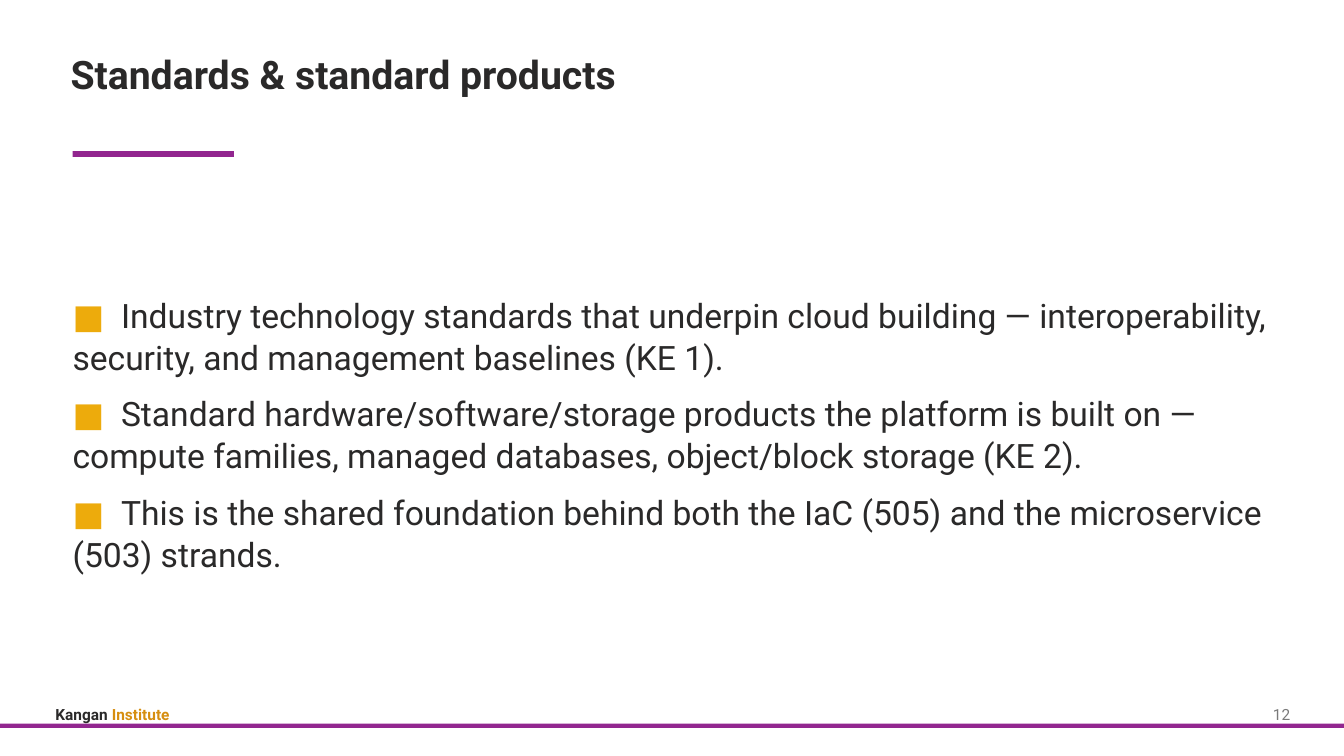
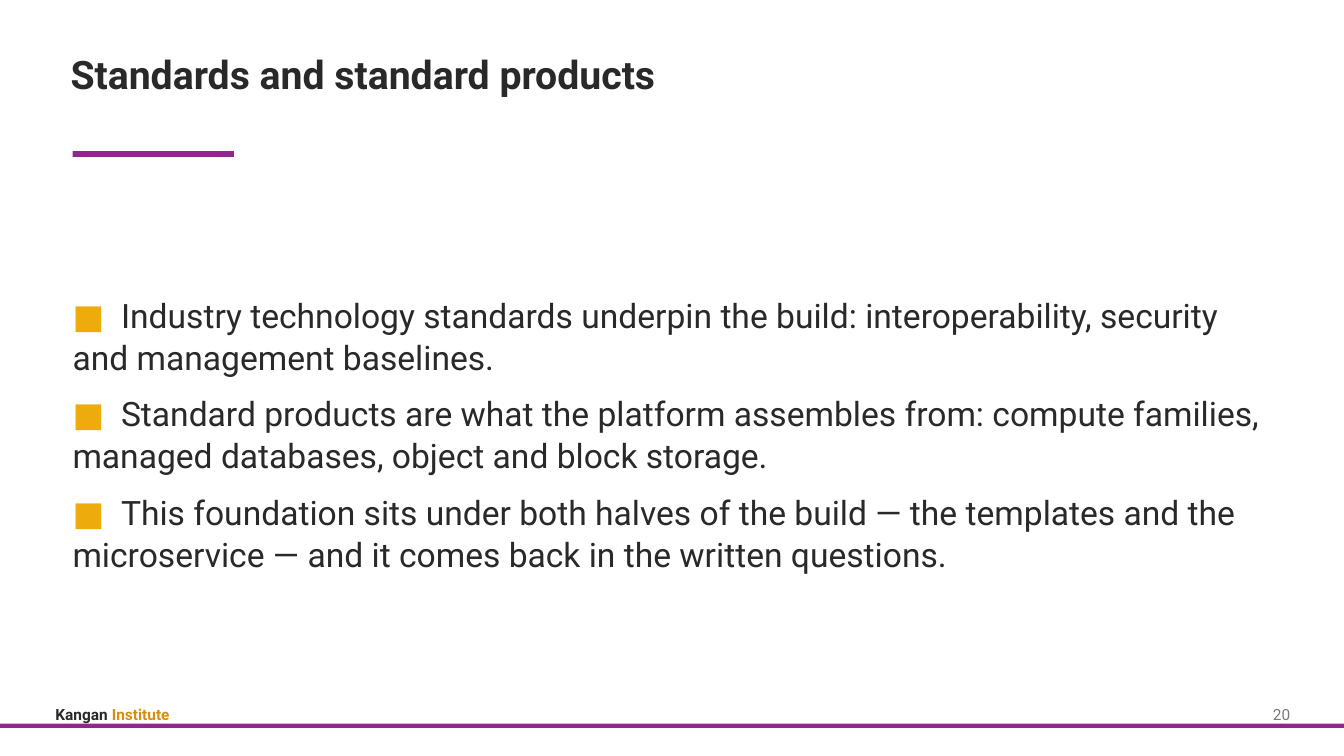
Before and after one commit to Digital-Initiatives-Kangan-Institute/diploma-cloud-cyber-content-s1, a slide deck: slide 26 of S1-CL2-Cloud-Disaster-Recovery/delivery/topic_06/Topic_06_Slides.pptx (slide 18 before the commit). Drawn at 1344x756 pixels with LibreOffice and Linux fonts; fonts in the diff are those of the drawing. Boxes give left, top, right and bottom in pixels: in the first picture for what was removed or moved away, otherwise in the second. Text is boxed around its words. In the diff, an @@ line names an element or a change of style, - is before the commit and + after.

```diff
--- a/S1-CL2-Cloud-Disaster-Recovery/delivery/topic_06/Topic_06_Slides.pptx
+++ b/S1-CL2-Cloud-Disaster-Recovery/delivery/topic_06/Topic_06_Slides.pptx
@@ text at (71, 59, 656, 97): text changed @@
-Standards & standard products
+Standards and standard products
@@ text at (73, 302, 1259, 574): text changed @@
-■ Industry technology standards that underpin cloud building — interoperability, security, and management baselines (KE 1).
-■ Standard hardware/software/storage products the platform is built on — compute families, managed databases, object/block storage (KE 2).
-■ This is the shared foundation behind both the IaC (505) and the microservice (503) strands.
+■ Industry technology standards underpin the build: interoperability, security and management baselines.
+■ Standard products are what the platform assembles from: compute families, managed databases, object and block storage.
+■ This foundation sits under both halves of the build — the templates and the microservice — and it comes back in the written questions.
@@ text at (1273, 709, 1290, 725): text changed @@
-12
+20
```
Also in this commit, not shown: 13 other slides changed, 11 slides added, 3 slides removed, 36 other files.
